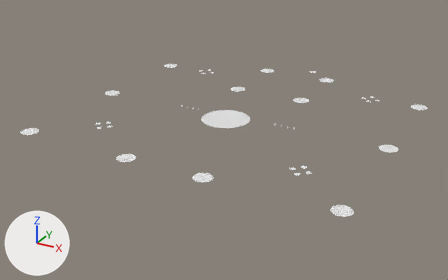
The FBX model Assets/Models/MiscellaneousModels/BridgeCeilingSetV3.fbx, before and after one commit.
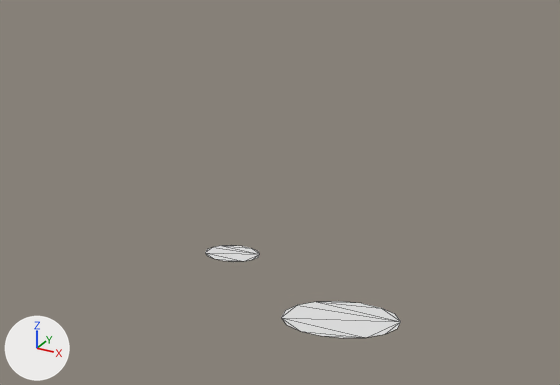
The first picture shows the older version from a 50 mm lens placed at (11.72, -21.82, 12.18), pointed at (-1.02, 1.33, 0.6). The close-ups show the older and then the newer version on the part from 64% to 79% of the width and 15% to 32% of the height of that picture. Only the edits that show in the close-ups are written down. The axes (+X, +Y, +Z) are drawn at lower left. The lights are the same throughout. The close-ups show mesh edges as thin lines. Where no turn or scale is listed for an object, it has been applied to the vertices.

Names of what the first close-up shows: 'BCLL', 'DL'.
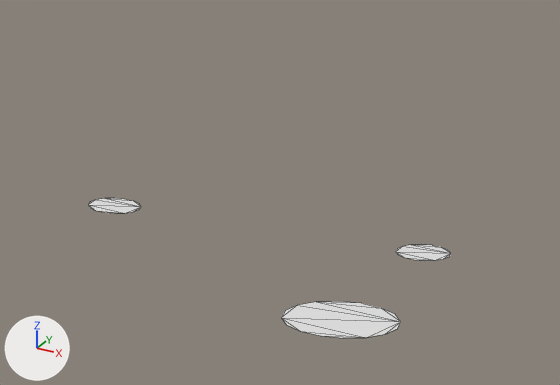
Location of each change, (x1, y1, x2, y2) in pixels of the close-ups (560 x 385 px):
```json
{"object": "DL", "change": "deleted", "before": [205, 245, 260, 261]}
{"object": "DLR", "change": "added", "after": [396, 244, 451, 261]}
{"object": "DLL", "change": "added", "after": [88, 198, 141, 213]}
```

The change, as JSON lines over the scene's bpy script:
```json
{"op": "add", "block": "me_plane_002", "code": ["me_plane_002 = bpy.data.meshes.new('Plane.002')", "me_plane_002.from_pydata([(1.15, 10.708, 1.693), (1.078, 10.693, 1.693), (1.017, 10.653, 1.693), (0.976, 10.592, 1.693), (0.962, 10.52, 1.693), (0.976, 10.448, 1.693), (1.017, 10.387, 1.693), (1.078, 10.346, 1.693), (1.15, 10.332, 1.693), (1.222, 10.346, 1.693), (1.283, 10.387, 1.693), (1.324, 10.448, 1.693), (1.338, 10.52, 1.693), (1.324, 10.592, 1.693), (1.283, 10.653, 1.693), (1.222, 10.693, 1.693)], [], [(7, 10, 8), (7, 5, 10), (6, 5, 7), (5, 13, 10), (13, 12, 11), (5, 4, 3), (1, 0, 2), (13, 11, 10), (13, 3, 2), (2, 15, 13), (13, 15, 14), (10, 9, 8), (5, 3, 13), (0, 15, 2)])"]}
{"op": "add", "block": "me_plane_003_1", "code": ["me_plane_003_1 = bpy.data.meshes.new('Plane.003')", "me_plane_003_1.from_pydata([(-1.15, 10.708, 1.693), (-1.222, 10.693, 1.693), (-1.283, 10.653, 1.693), (-1.324, 10.592, 1.693), (-1.338, 10.52, 1.693), (-1.324, 10.448, 1.693), (-1.283, 10.387, 1.693), (-1.222, 10.346, 1.693), (-1.15, 10.332, 1.693), (-1.078, 10.346, 1.693), (-1.017, 10.387, 1.693), (-0.976, 10.448, 1.693), (-0.962, 10.52, 1.693), (-0.976, 10.592, 1.693), (-1.017, 10.653, 1.693), (-1.078, 10.693, 1.693)], [], [(7, 10, 8), (7, 5, 10), (6, 5, 7), (5, 13, 10), (13, 12, 11), (5, 4, 3), (1, 0, 2), (13, 11, 10), (13, 3, 2), (2, 15, 13), (13, 15, 14), (10, 9, 8), (5, 3, 13), (0, 15, 2)])"]}
{"op": "remove", "block": "ob_dl", "code": ["ob_dl = bpy.data.objects.new('DL', me_plane_003)", "ob_dl.location = (0.0, 0.0, 0.0)"]}
{"op": "add", "block": "ob_dlr", "code": ["ob_dlr = bpy.data.objects.new('DLR', me_plane_002)", "ob_dlr.location = (0.0, 0.0, 0.0)"]}
{"op": "add", "block": "ob_dll", "code": ["ob_dll = bpy.data.objects.new('DLL', me_plane_003_1)", "ob_dll.location = (0.0, 0.0, 0.0)"]}
```
